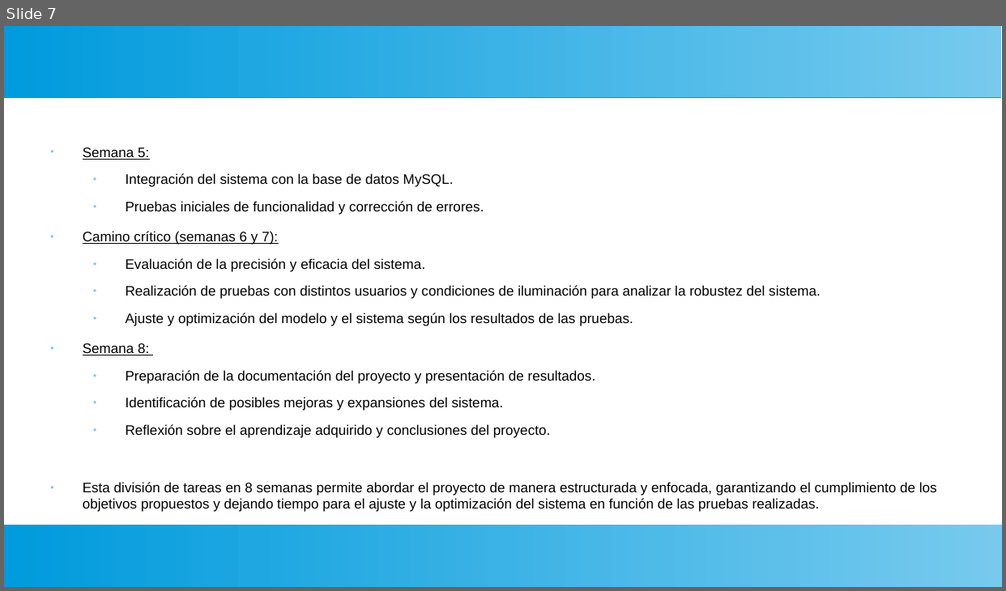
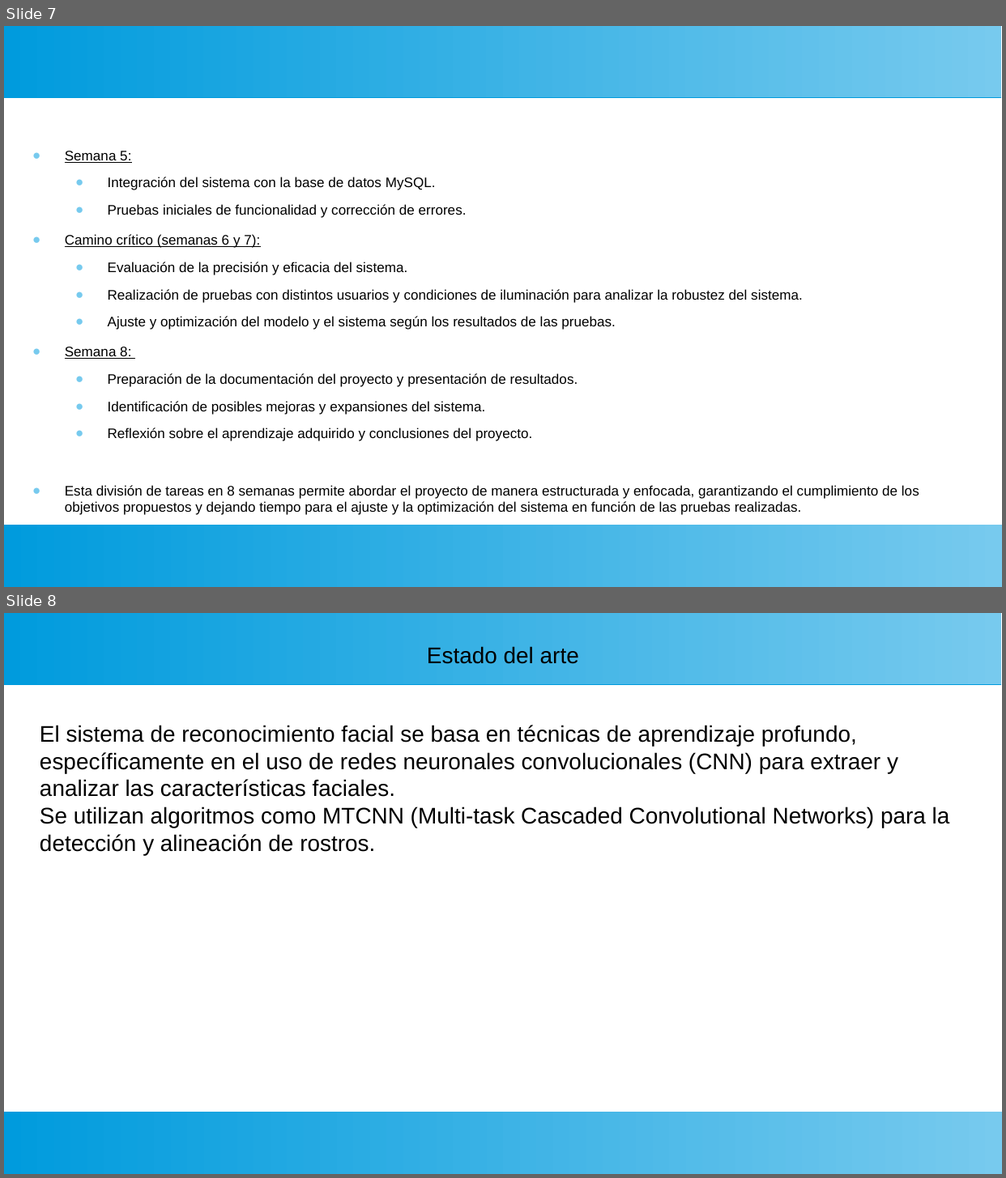
Before and after one commit to EnzoPennisi/reconocimiento-facial, a slide deck: Documentacion/Presentacion_reconocimientoFacial.odp. Shown one above the other, each under a label of ours: slide 7 before the commit, slides 7 and 8 after it. The pictures are 1006x591 and 1006x1178 pixels, drawn with LibreOffice and Linux fonts; fonts in the diff are those of the drawing. Boxes give left, top, right and bottom in pixels: in the first picture for what was removed or moved away, otherwise in the second. Text is boxed around its words. In the diff, an @@ line names an element or a change of style, - is before the commit and + after.

```diff
--- a/Documentacion/Presentacion_reconocimientoFacial.odp
+++ b/Documentacion/Presentacion_reconocimientoFacial.odp
@@ slide 8 added at (x1=4, y1=613, x2=1002, y2=1174), background #FFFFFF; not listed: 2 template elements that a slide beside it also shows @@
@@ title added at (x1=427, y1=646, x2=579, y2=664), 18 pt, text #000000 @@
+Estado del arte
@@ text added at (x1=40, y1=725, x2=950, y2=855), 18 pt, text #000000 @@
+El sistema de reconocimiento facial se basa en técnicas de aprendizaje profundo, específicamente en el uso de redes neuronales convolucionales (CNN) para extraer y analizar las características faciales.
+Se utilizan algoritmos como MTCNN (Multi-task Cascaded Convolutional Networks) para la detección y alineación de rostros.
@@ slide 7 changed as well @@
@@ text "Semana 5:" moved from (x1=83, y1=148, x2=937, y2=512) to (x1=65, y1=151, x2=919, y2=515) @@
```
Also in this commit, not shown: 7 other slides changed, 5 other slides added.
